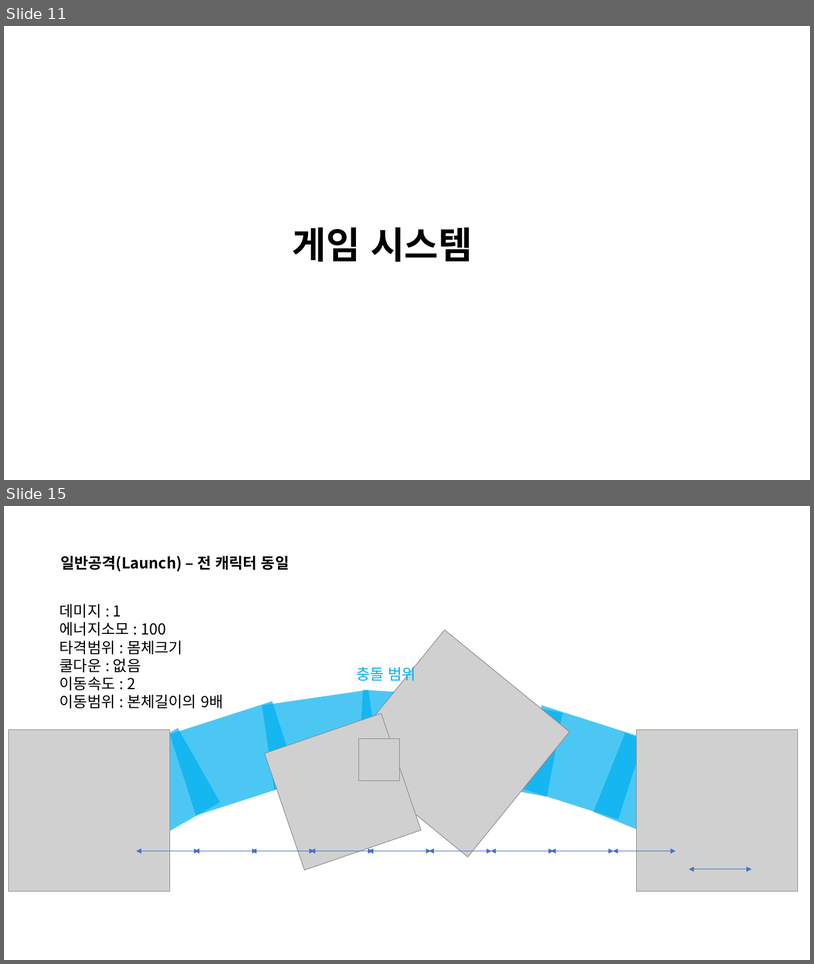
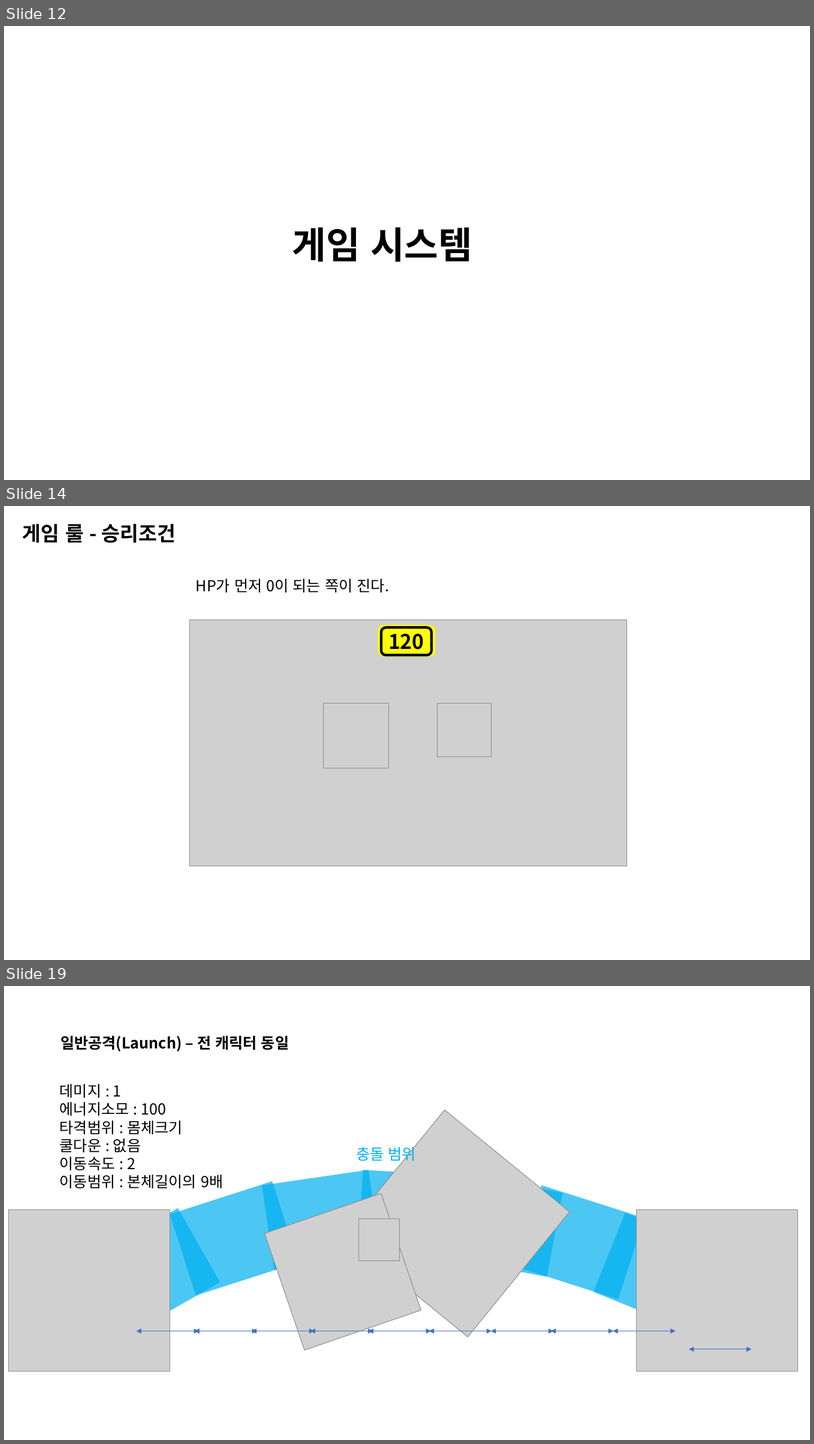
Before and after one commit to penspanic/ITWGamejam, a slide deck: Plan/Rocketman_씬&스킬구성.pptx. Shown one above the other, each under a label of ours: slides 11 and 15 before the commit, slides 12, 14 and 19 after it; the slides between them are not shown. The pictures are 814x964 and 814x1444 pixels, drawn with LibreOffice and Linux fonts; fonts in the diff are those of the drawing; grey boxes stand for pictures. Boxes give left, top, right and bottom in pixels: in the first picture for what was removed or moved away, otherwise in the second. Text is boxed around its words. In the diff, an @@ line names an element or a change of style, - is before the commit and + after.

```diff
--- a/Plan/Rocketman_씬&스킬구성.pptx
+++ b/Plan/Rocketman_씬&스킬구성.pptx
@@ slide 14 added at (x1=4, y1=506, x2=810, y2=960), background #FFFFFF @@
@@ text added at (x1=23, y1=523, x2=176, y2=543), 24 pt, text #000000, bold @@
+게임 룰 - 승리조건
@@ text added at (x1=196, y1=579, x2=389, y2=592), 18 pt, text #000000 @@
+HP가 먼저 0이 되는 쪽이 진다.
@@ picture added at (x1=190, y1=620, x2=627, y2=866) @@
@@ rounded rectangle added at (x1=378, y1=625, x2=436, y2=657), fill #FFFF00 @@
@@ rounded rectangle added at (x1=381, y1=628, x2=432, y2=655), fill #FFFF00, outline #000000 3 pt, 24 pt, text #000000, bold @@
+120
@@ picture added at (x1=323, y1=703, x2=389, y2=768) @@
@@ picture added at (x1=438, y1=703, x2=492, y2=756) @@
@@ what was slide 11 is now slide 12 @@
@@ what was slide 15 is now slide 19 @@
```
Also in this commit, not shown: 4 slides changed, 3 other slides added, 1 other file.
